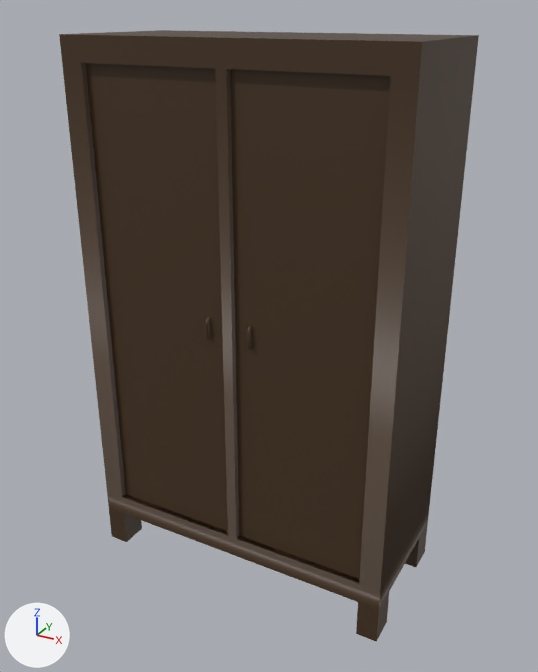
An edit to the FBX model Assets/Models/Armario.fbx, drawn before and after from the same camera.
Camera for both pictures: a 50 mm lens placed at (4.85, -8.66, 4.0), pointed at (0.06, 0.04, -0.35). The lights are fixed; the arrows at lower left show +X, +Y and +Z. Where no turn or scale is listed for an object, it has been applied to the vertices. Vertices at the same position are counted once.

In view in the first picture: 'Armario'.
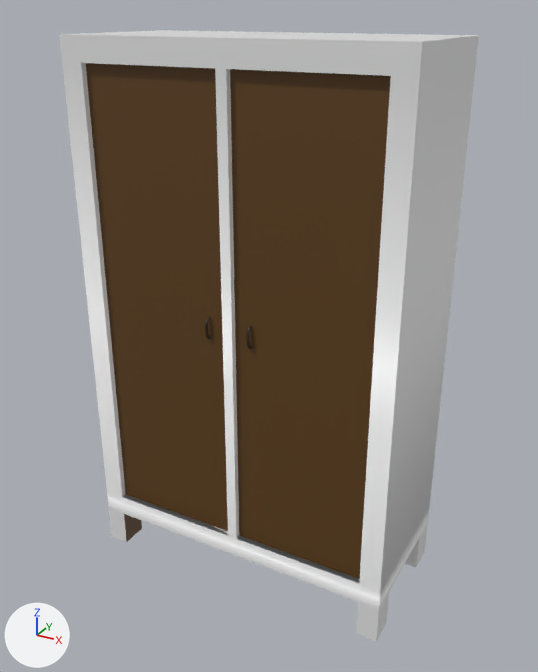
Where the newer file only moved an object's origin or applied its transform, the numbers keep the older frame.

Location of each change, (x1, y1, x2, y2) in pixels of the pictures (538 x 672 px):
'Armario', surface changed, recoloured
    both: (59, 30, 479, 641)
part 1 of me_cube_001, recoloured
    both: (86, 63, 391, 579)
part 2 of me_cube_001, recoloured
    both: (124, 514, 142, 542)

Edits to the bpy script that builds the scene:
```text
Change mat_armario_madera:
    mat_armario_madera.base_color: (0.0607, 0.0311, 0.0122) -> (0.8, 0.8, 0.8)  # brown #46311d -> white #e7e7e7
    mat_armario_madera.roughness: 0.5 -> 0.4
Add mat_armario_madera_puertas:
    mat_armario_madera_puertas = principled_material('Armario-Madera-Puertas')
    mat_armario_madera_puertas.base_color = (0.112, 0.0497, 0.00802)  # brown #5e3f16
Add mat_armario_madera_manijas:
    mat_armario_madera_manijas = principled_material('Armario-Madera-Manijas')
    mat_armario_madera_manijas.base_color = (0.0252, 0.00972, 0.000607)  # brown #2c1902
Change me_cube_001:
    where me_cube_001.from_pydata(...)  # 704 vertices, 675 faces; spans x -2.38..2.37, y -1.01..1.15, z -4.15..3.7
    used by ob_armario; location = (0.0, 0.0, 0.0)
    me_cube_001 part 1: all 2 faces centred in x -1.06..1.08, y -0.93, z 0.06 switch from mat_armario_madera (brown #46311d) to mat_armario_madera_puertas (brown #5e3f16)
    me_cube_001 part 2: the 1 face centred in x -2.06, y -0.8, z -3.86 switches from mat_armario_madera (brown #46311d) to mat_armario_madera_puertas (brown #5e3f16)
    add me_cube_001.materials.append(mat_armario_madera_manijas)  # brown #2c1902
```
